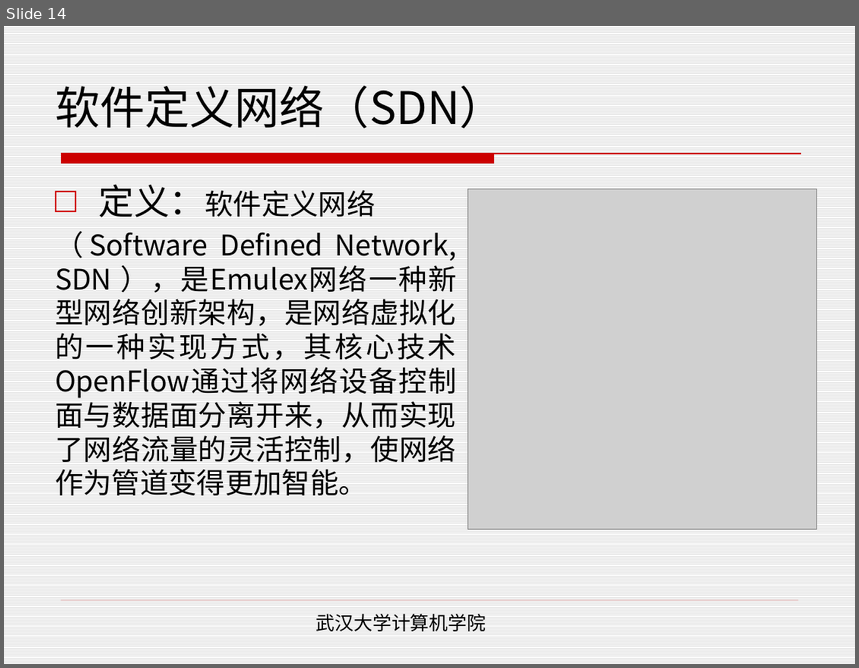
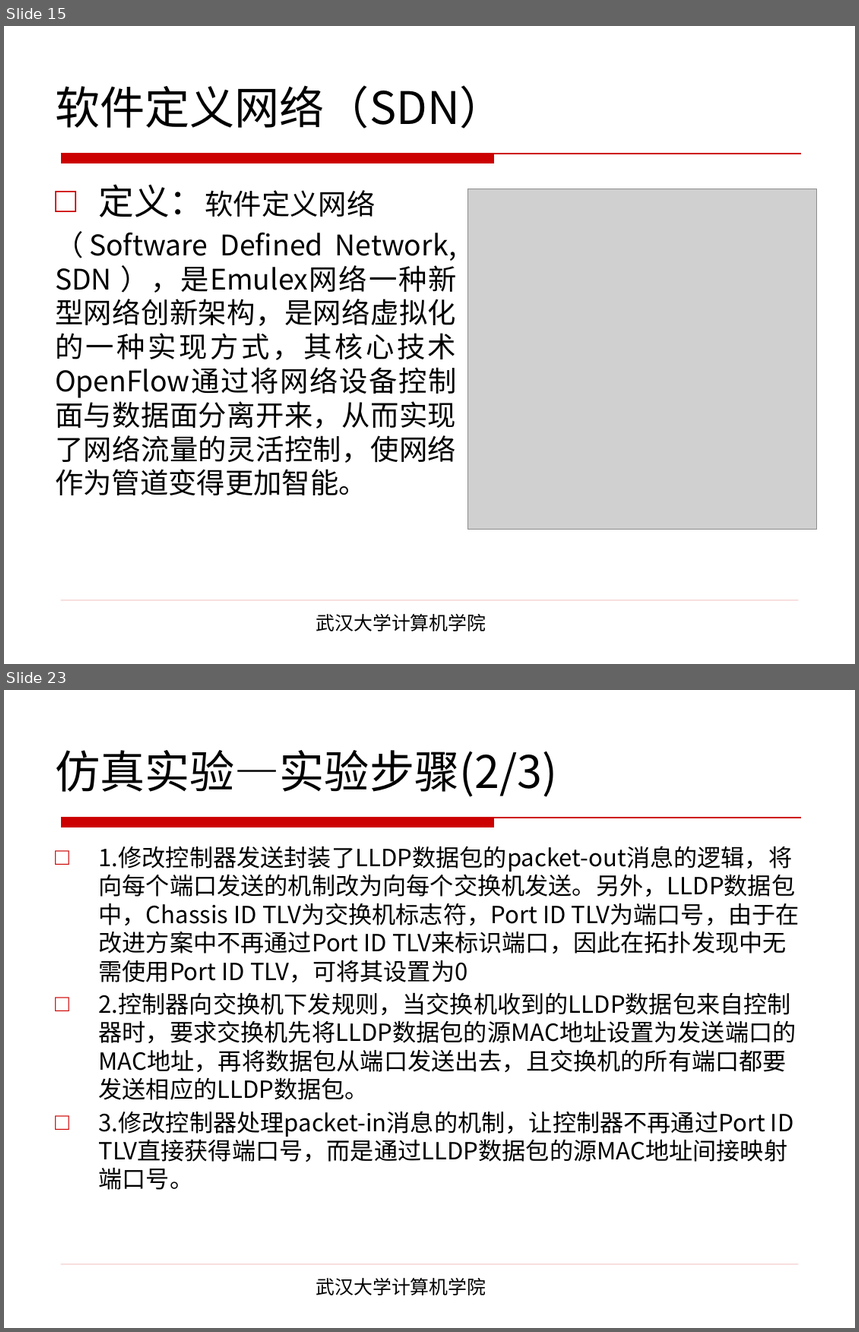
Before and after one commit to henryzhao/graduate, a slide deck: 赵玉琦硕士论文答辩.pptx. Shown one above the other, each under a label of ours: slide 14 before the commit, slides 15 and 23 after it; the slides between them are not shown. The pictures are 859x668 and 859x1332 pixels, drawn with LibreOffice and Linux fonts; fonts in the diff are those of the drawing; grey boxes stand for pictures; background and template pictures are left out. Boxes give left, top, right and bottom in pixels: in the first picture for what was removed or moved away, otherwise in the second. Text is boxed around its words. In the diff, an @@ line names an element or a change of style, - is before the commit and + after.

```diff
--- a/赵玉琦硕士论文答辩.pptx
+++ b/赵玉琦硕士论文答辩.pptx
@@ slide 23 added at [4, 690, 855, 1328], background #FFFFFF; not listed: 2 template elements that a slide beside it also shows @@
@@ title added at [55, 750, 557, 797], 38 pt, text #000000 @@
+仿真实验—实验步骤(2/3)
@@ text added at [99, 846, 800, 1190], 20 pt, text #000000 @@
+□ 1.修改控制器发送封装了LLDP数据包的packet-out消息的逻辑，将向每个端口发送的机制改为向每个交换机发送。另外，LLDP数据包中，Chassis ID TLV为交换机标志符，Port ID TLV为端口号，由于在改进方案中不再通过Port ID TLV来标识端口，因此在拓扑发现中无需使用Port ID TLV，可将其设置为0
+□ 2.控制器向交换机下发规则，当交换机收到的LLDP数据包来自控制器时，要求交换机先将LLDP数据包的源MAC地址设置为发送端口的MAC地址，再将数据包从端口发送出去，且交换机的所有端口都要发送相应的LLDP数据包。
+□ 3.修改控制器处理packet-in消息的机制，让控制器不再通过Port ID TLV直接获得端口号，而是通过LLDP数据包的源MAC地址间接映射端口号。
@@ text added at [316, 1278, 486, 1296], 16 pt, text #000000 @@
+武汉大学计算机学院
@@ what was slide 14 is now slide 15 @@
@@ slide 15 changed as well @@
@@ background pattern #DDDDDD on #FFFFFF to #FFFFFF @@
```
Also in this commit, not shown: 19 other slides changed, 12 other slides added, 14 slides removed, 3 other files.
